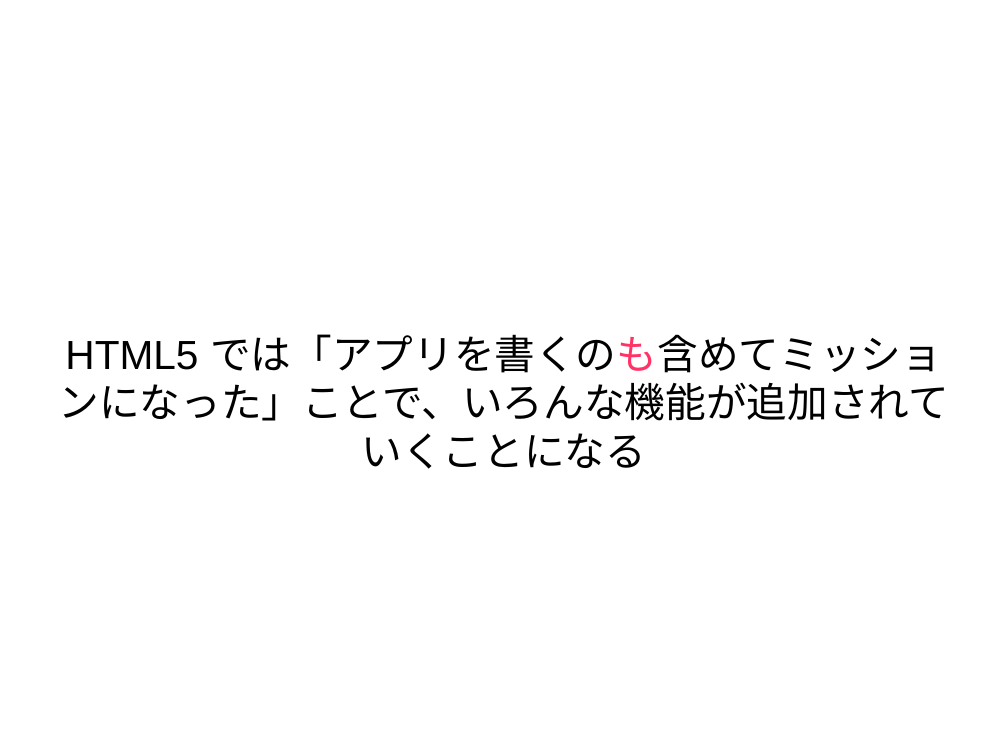
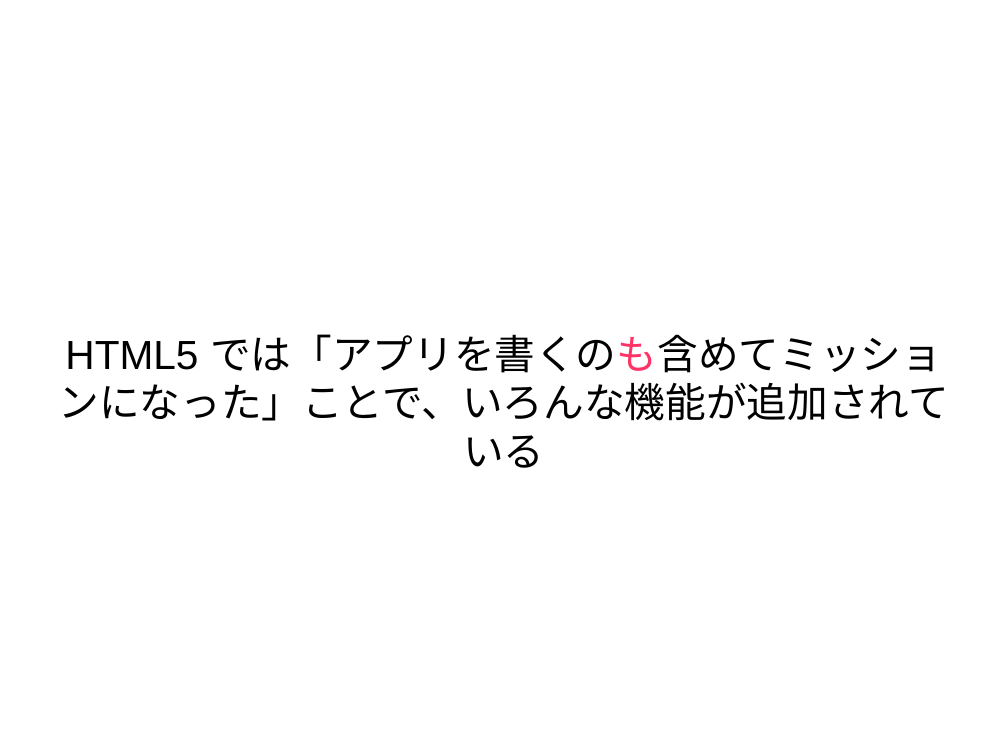
Before and after one commit to masakura/slides, a slide deck: slide 9 of html5jk#1/slide1.odp. Drawn at 1008x756 pixels with LibreOffice and Linux fonts; fonts in the diff are those of the drawing; background and template pictures are left out. Boxes give left, top, right and bottom in pixels: in the first picture for what was removed or moved away, otherwise in the second. Text is boxed around its words. In the diff, an @@ line names an element or a change of style, - is before the commit and + after.

Commit message:
HTML5 のスライドを分かりやすく

```diff
--- a/html5jk#1/slide1.odp
+++ b/html5jk#1/slide1.odp
@@ subtitle at [58, 334, 948, 468]: text changed @@
-HTML5 では「アプリを書くのも含めてミッションになった」ことで、いろんな機能が追加されていくことになる
+HTML5 では「アプリを書くのも含めてミッションになった」ことで、いろんな機能が追加されている
```
Also in this commit, not shown: 13 other slides changed, 7 slides added, 1 slide removed.
